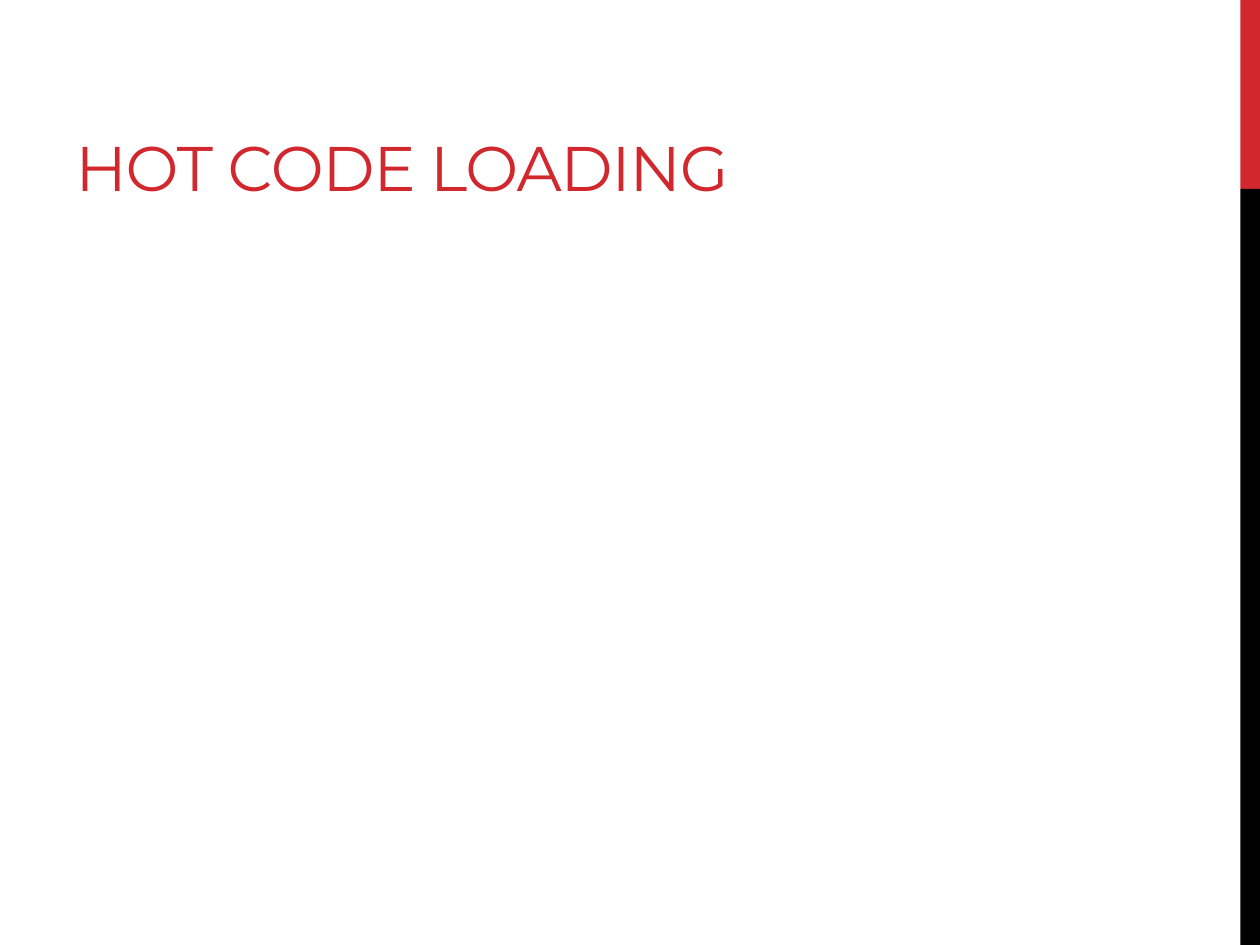
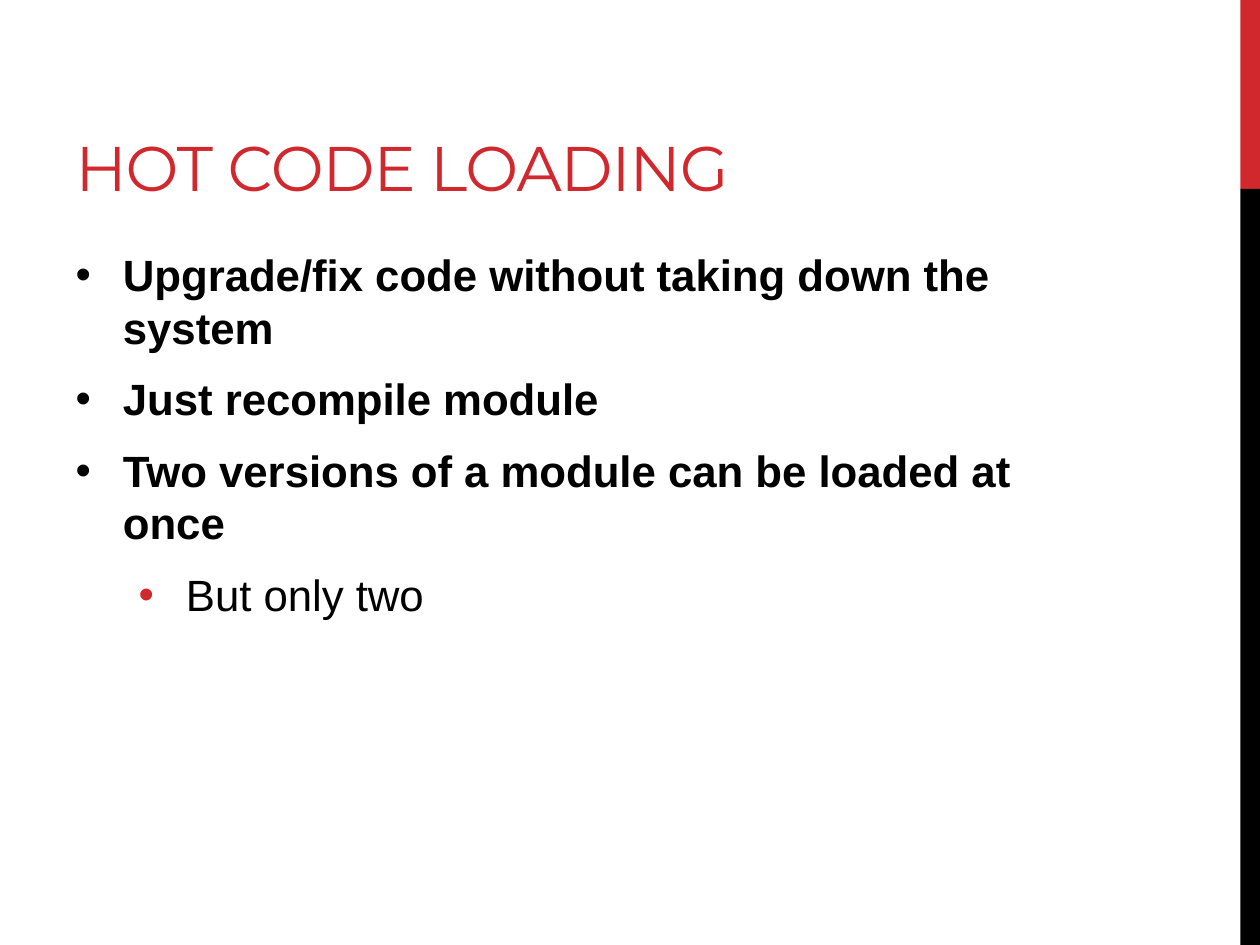
Before and after one commit to Matt8109/mcp_erlang, a slide deck: slide 16 of Presentation.pptx (slide 17 before the commit). Drawn at 1260x945 pixels with LibreOffice and Linux fonts; fonts in the diff are those of the drawing. Boxes give left, top, right and bottom in pixels: in the first picture for what was removed or moved away, otherwise in the second. Text is boxed around its words. In the diff, an @@ line names an element or a change of style, - is before the commit and + after.

```diff
--- a/Presentation.pptx
+++ b/Presentation.pptx
@@ text added at [123, 259, 1010, 620], 25 pt, text #000000, bold @@
+• Upgrade/fix code without taking down the system
+• Just recompile module
+• Two versions of a module can be loaded at once
+  • But only two
```
Also in this commit, not shown: 3 other slides changed, 1 slide added.
